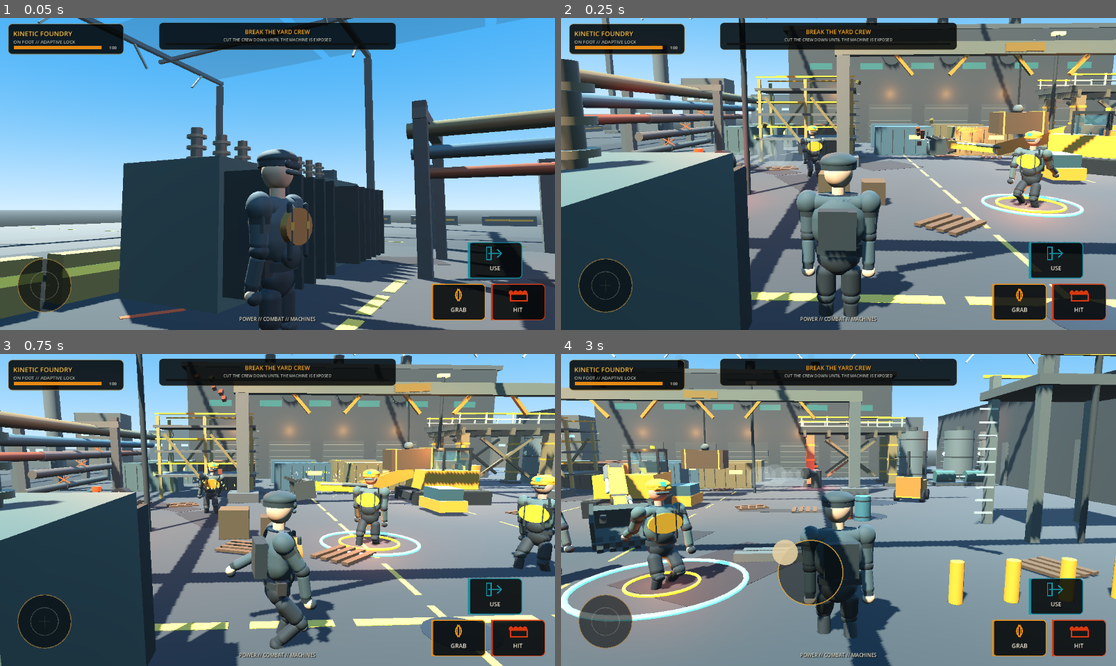
Above: before the commit, frames 1-4 (two rows, left to right).
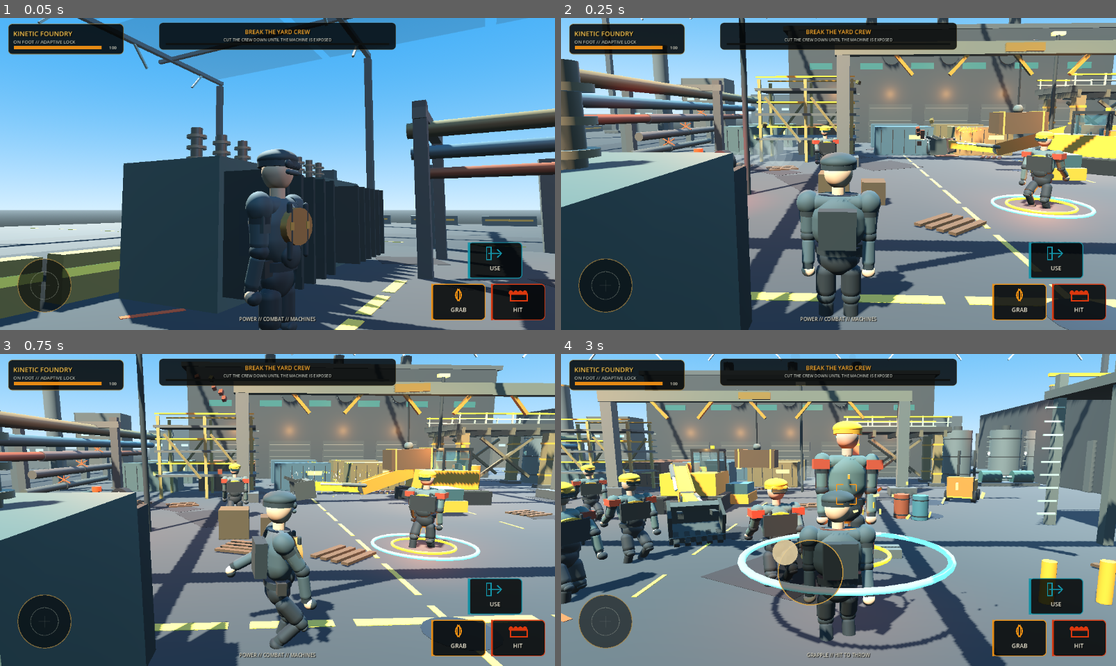
Above: after the commit, the same moments.

Repository: IssisX/kinetic-foundry-
Game: Godot game, scene res://Main.tscn
The game is run twice, just before and just after one commit, with the same random seed, the same clock (stepped at 60 frames per second) and the same inputs.
Inputs (mouse positions are in pixels of both pictures, inside the frame that each line leads up to):
- Up to frame 1 (0.05 s): no input
- Up to frame 2 (0.25 s): no input
- Up to frame 3 (0.75 s): move the mouse to (399, 494) at 0.52 s; hold D from 0.53 s (still down); hold E from 0.53 s (still down); click (399, 494) at 0.67 s
- Up to frame 4 (3 s): release D at 1.25 s; release E at 1.25 s; drag from (727, 525) to (810, 572) at 1.27 s; move the mouse to (894, 441) at 2.02 s; hold D 2.03-2.75 s; hold K 2.03-2.75 s; tap Enter at 2.75 s; drag from (810, 572) to (672, 463) at 2.77 s

Frame 1 is identical in both runs. In frame 2, 2.8% of the frame differs, in the area x 43-97%, y 34-65%; in frame 3, 6.6%; in frame 4, 51%, in the area x 0-100%, y 0-100%.

Commit message:
Route mission structure through material-aware failure authority

Diff:
--- a/scripts/game_main.gd
+++ b/scripts/game_main.gd
@@ -3,7 +3,7 @@
 const PlayerScene = preload("res://scripts/player.gd")
 const EnemyScene = preload("res://scripts/enemy.gd")
 const ExcavatorScene = preload("res://scripts/excavator_contact.gd")
-const StructureScene = preload("res://scripts/structure.gd")
+const StructureScene = preload("res://scripts/structure_material.gd")
 const CameraRigScene = preload("res://scripts/camera_rig.gd")
 const HudScene = preload("res://scripts/machine_hud.gd")
 const YardScene = preload("res://scripts/industrial_yard.gd")
